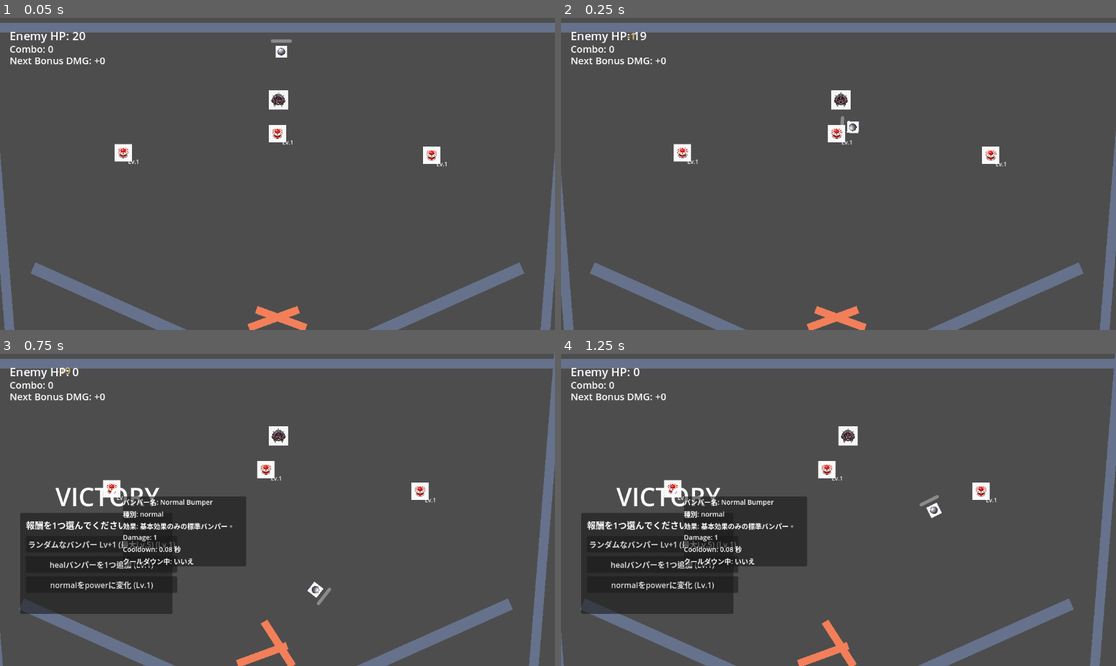
Above: before the commit, frames 1-4 (two rows, left to right).
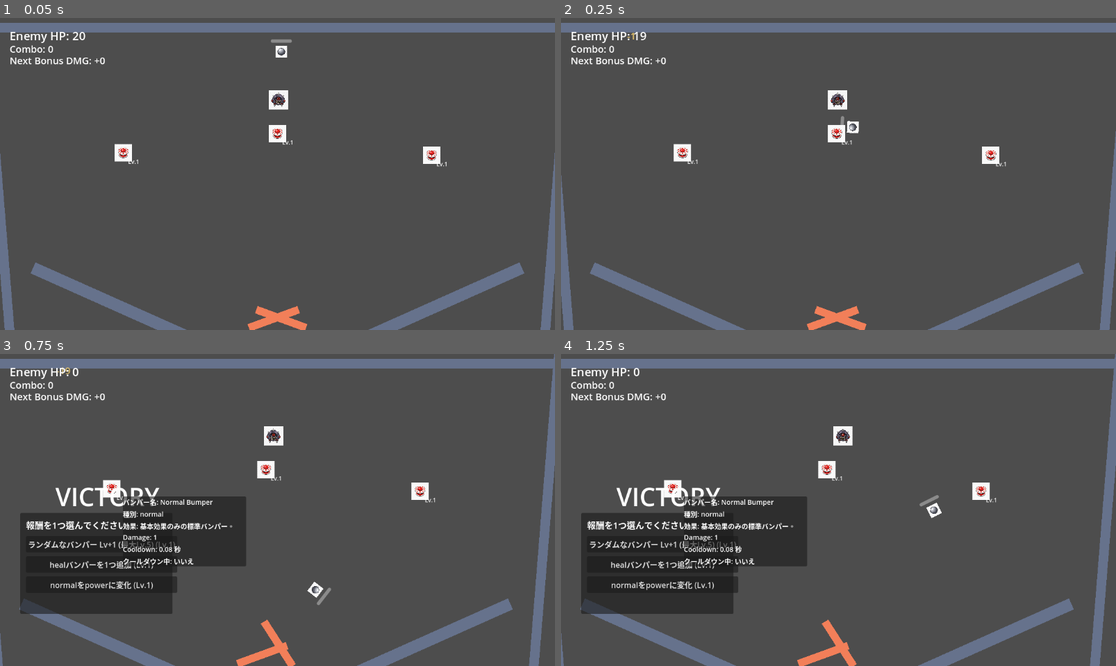
Above: after the commit, the same moments.

Repository: hamayu691-hamy/codex_godot
Game: Godot game, scene res://scenes/PinballBattleScene.tscn
Two runs of this game, one before a commit and one after it. Both use one fixed random seed, a clock stepped at 60 frames per second and the inputs below. The project has no main scene, so this scene is started directly.
Inputs (mouse positions are in pixels of both pictures, inside the frame that each line leads up to):
- Up to frame 1 (0.05 s): no input
- Up to frame 2 (0.25 s): no input
- Up to frame 3 (0.75 s): move the mouse to (116, 488) at 0.52 s; hold Right from 0.53 s (still down); tap K at 0.6 s
- Up to frame 4 (1.25 s): keep holding Right

Frame 1 is identical in both runs. In frame 2, 0.2% of the frame differs, in the area x 48-53%, y 23-30%; in frame 3, 0.2%; in frame 4, 0.2%, in the area x 49-54%, y 23-30%.

Commit message:
Add enemy knockback feedback on ball hit

Diff:
--- a/scripts/gameplay/enemy.gd
+++ b/scripts/gameplay/enemy.gd
@@ -19,6 +19,8 @@
 
 var _start_position: Vector2 = Vector2.ZERO
 var _move_direction: float = 1.0
+var _knockback_velocity: Vector2 = Vector2.ZERO
+const KNOCKBACK_DAMPING: float = 7.5
 
 func _ready() -> void:
 	_start_position = global_position
@@ -31,6 +33,11 @@
 		movement = Vector2(0.0, _move_direction * move_speed * delta)
 	else:
 		movement = Vector2(_move_direction * move_speed * delta, 0.0)
+
+	if _knockback_velocity.length_squared() > 0.0:
+		movement += _knockback_velocity * delta
+		_knockback_velocity = _knockback_velocity.move_toward(Vector2.ZERO, KNOCKBACK_DAMPING * 100.0 * delta)
+
 	global_position += movement
 
 	var traveled: float = 0.0
@@ -66,3 +73,10 @@
 
 func reset_attack_timer() -> void:
 	_attack_elapsed = 0.0
+
+func apply_knockback(direction: Vector2, strength: float) -> void:
+	if strength <= 0.0:
+		return
+	if direction == Vector2.ZERO:
+		return
+	_knockback_velocity += direction.normalized() * strength
--- a/scripts/gameplay/pinball_battle_scene.gd
+++ b/scripts/gameplay/pinball_battle_scene.gd
@@ -54,6 +54,7 @@
 const BALL_HP_BAR_SIZE: Vector2 = Vector2(44.0, 7.0)
 const BALL_HP_BAR_OFFSET: Vector2 = Vector2(-22.0, -26.0)
 const ENEMY_COLLISION_RADIUS: float = 20.0
+const ENEMY_HIT_KNOCKBACK_STRENGTH: float = 120.0
 const ENEMY_VISUAL_COLOR: Color = Color(0.9, 0.3, 0.35, 1.0)
 const DEFAULT_SPRITE_SCALE: Vector2 = Vector2.ONE
 const LARGE_TEXTURE_BASE_SIZE: float = 1254.0
@@ -771,6 +772,12 @@
 		return
 	var combo_damage_bonus: int = int(floor(float(combo_count) / 3.0))
 	var total_damage: int = 1 + combo_damage_bonus + _next_enemy_hit_bonus_damage
+	var knockback_direction: Vector2 = (enemy.global_position - ball.global_position)
+	if knockback_direction == Vector2.ZERO:
+		knockback_direction = ball.linear_velocity
+	if knockback_direction == Vector2.ZERO:
+		knockback_direction = Vector2.UP
+	enemy.apply_knockback(knockback_direction, ENEMY_HIT_KNOCKBACK_STRENGTH)
 	enemy.take_damage(total_damage)
 	_next_enemy_hit_bonus_damage = 0
 	_update_bonus_damage_label()
